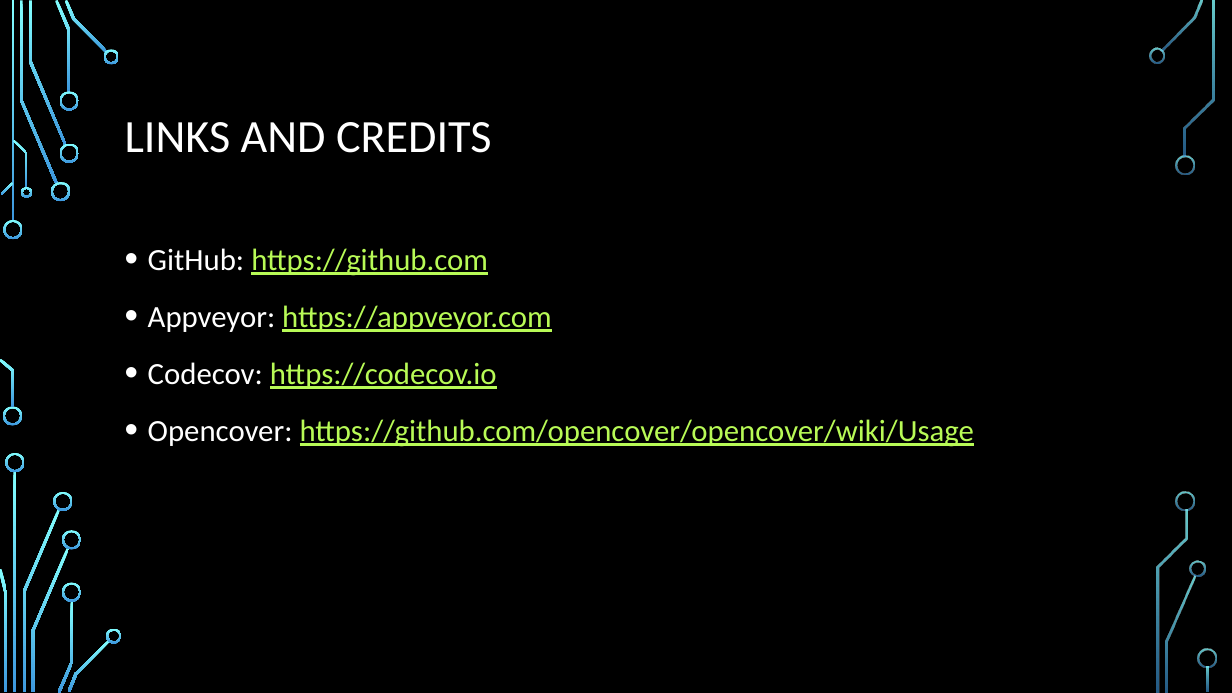
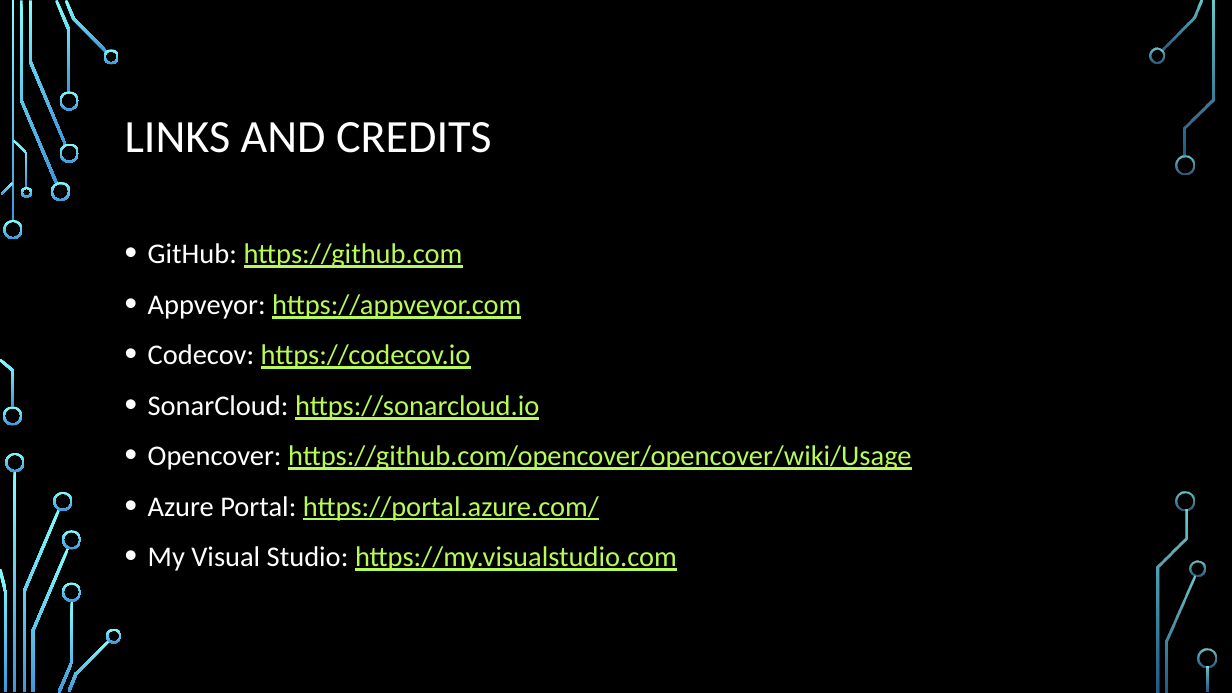
Before and after one commit to CedricAgoda/opensource-ci, a slide deck: slide 45 of Presentation/Full Open-Source CI.pptx (slide 39 before the commit). Drawn at 1232x693 pixels with LibreOffice and Linux fonts; fonts in the diff are those of the drawing; background and template pictures are left out. Boxes give left, top, right and bottom in pixels: in the first picture for what was removed or moved away, otherwise in the second. Text is boxed around its words. In the diff, an @@ line names an element or a change of style, - is before the commit and + after.

Commit message:
Add deployment to Azure (#9)
* Add deployment to Azure

```diff
--- a/Presentation/Full Open-Source CI.pptx
+++ b/Presentation/Full Open-Source CI.pptx
@@ text at (x1=148, y1=243, x2=911, y2=470): size 24 to 22.2 pt in "GitHub: https://github.com", "Appveyor: https://appveyor.com", "Codecov: https://codecov.io", "Opencover: https://github.com/opencover/opencover/wiki/Usage"; line spacing 1.2 to 1.1 @@
@@ text at (x1=148, y1=395, x2=539, y2=420): paragraph added @@
+• SonarCloud: https://sonarcloud.io
@@ text at (x1=148, y1=496, x2=677, y2=571): paragraphs added @@
+• Azure Portal: https://portal.azure.com/
+• My Visual Studio: https://my.visualstudio.com
```
Also in this commit, not shown: 1 other slide changed, 7 slides added, 1 slide removed, 39 other files.
